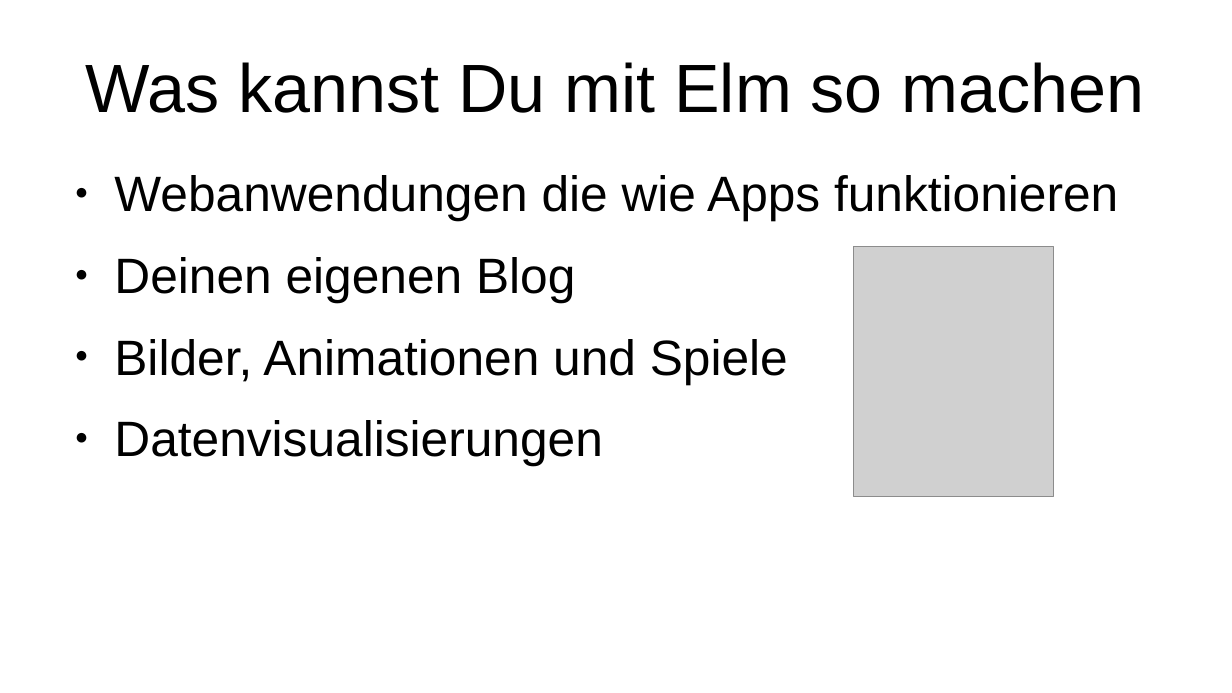
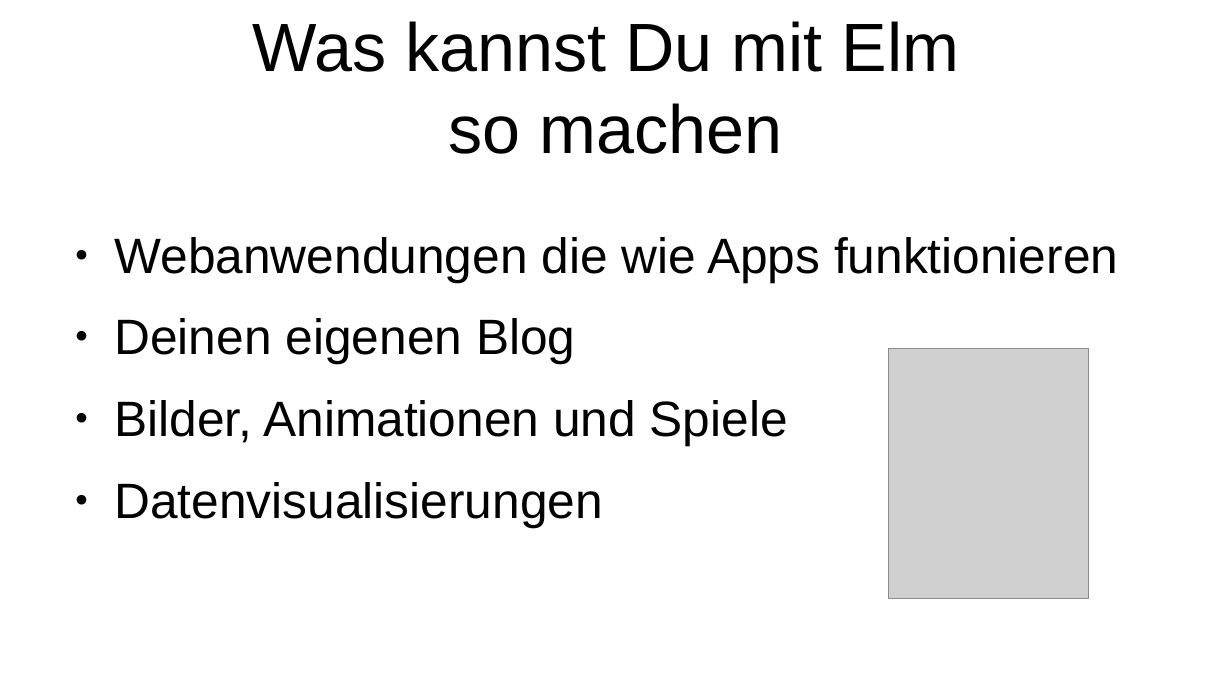
Before and after one commit to zmijunkie/elm-user-gruppe-dortmund, a slide deck: slide 3 of Flyer02.odp. Drawn at 1232x693 pixels with LibreOffice and Linux fonts; fonts in the diff are those of the drawing; grey boxes stand for pictures. Boxes give left, top, right and bottom in pixels: in the first picture for what was removed or moved away, otherwise in the second. Text is boxed around its words. In the diff, an @@ line names an element or a change of style, - is before the commit and + after.

```diff
--- a/Flyer02.odp
+++ b/Flyer02.odp
@@ title "Was kannst Du mit Elm ..." rewrapped from bbox=[85, 62, 1145, 113] to bbox=[253, 21, 960, 154] @@
@@ text "Webanwendungen die wie Apps funktionieren": place and size @@
-text "Webanwendungen die wie Apps funktionieren" at bbox=[114, 175, 1118, 466]
+text "Webanwendungen die wie Apps funktionieren" at bbox=[114, 237, 1118, 527]
@@ picture: place and size @@
-picture at bbox=[854, 246, 1054, 496]
+picture at bbox=[889, 349, 1089, 599]
```
Also in this commit, not shown: 1 other slide changed.
